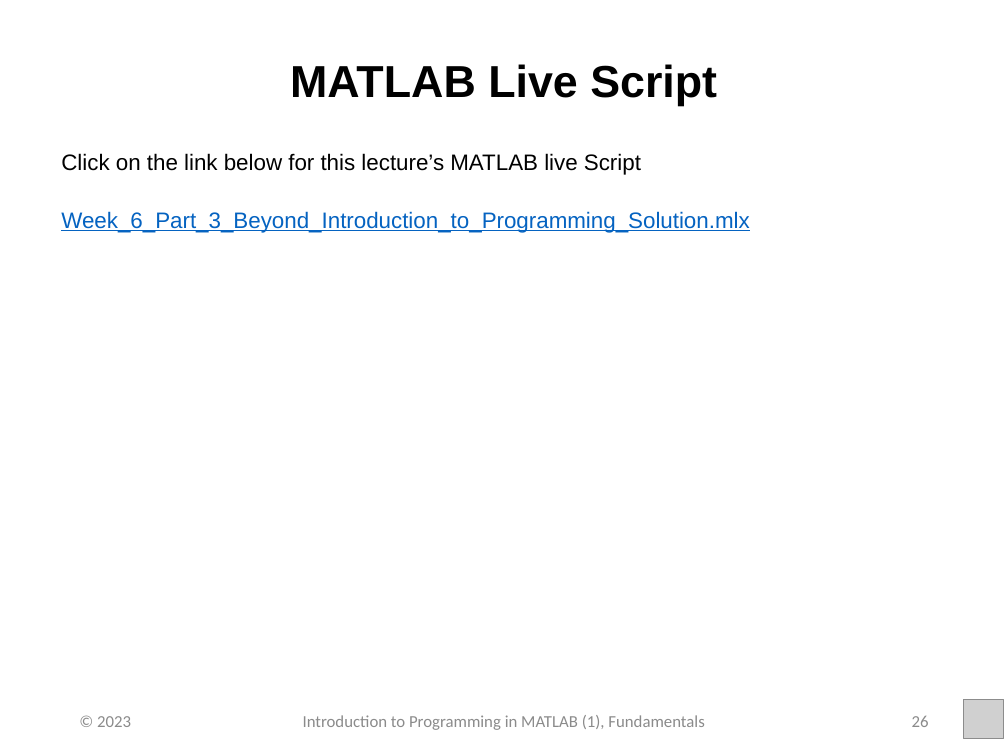
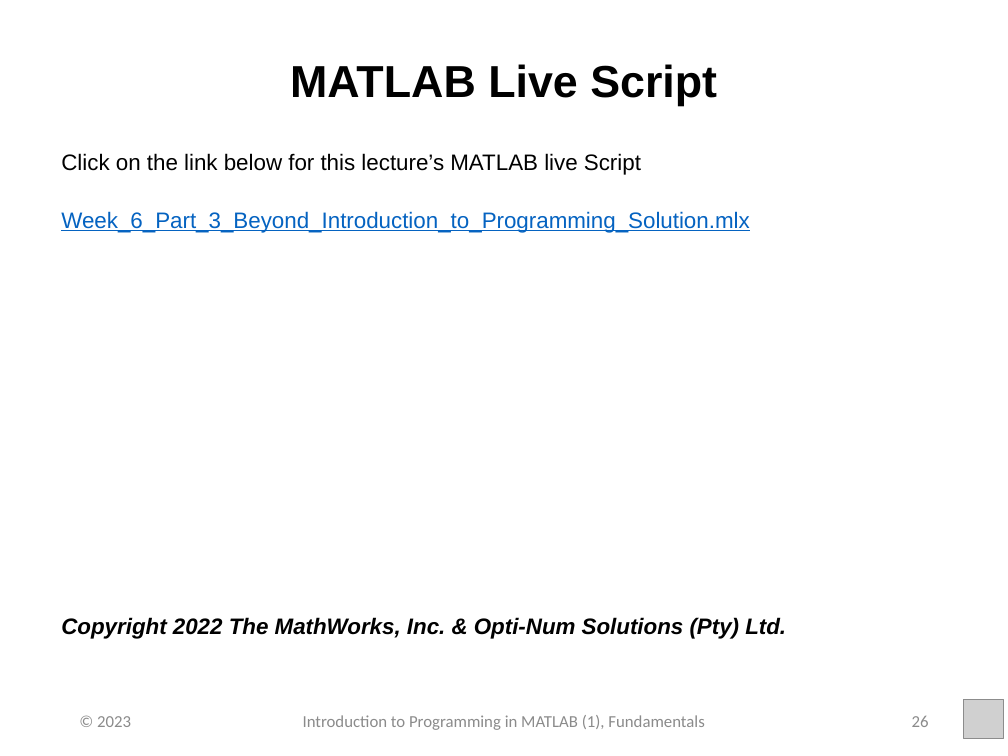
Before and after one commit to jedekoru/Introduction-to-Programming-in-MATLAB, a slide deck: slide 26 of Week 6 - Bigger Picture - Iteroperability - Beyond introduction to Programming Solution/PowerPoint Presentations/Week_6_Part_3_Beyond_Introduction_to_Programming_Solution.pptx. Drawn at 1008x756 pixels with LibreOffice and Linux fonts; fonts in the diff are those of the drawing; grey boxes stand for pictures. Boxes give left, top, right and bottom in pixels: in the first picture for what was removed or moved away, otherwise in the second. Text is boxed around its words. In the diff, an @@ line names an element or a change of style, - is before the commit and + after.

```diff
--- a/Week 6 - Bigger Picture - Iteroperability - Beyond introduction to Programming Solution/PowerPoint Presentations/Week_6_Part_3_Beyond_Introduction_to_Programming_Solution.pptx
+++ b/Week 6 - Bigger Picture - Iteroperability - Beyond introduction to Programming Solution/PowerPoint Presentations/Week_6_Part_3_Beyond_Introduction_to_Programming_Solution.pptx
@@ text at (x1=61, y1=617, x2=786, y2=639): paragraph added @@
+Copyright 2022 The MathWorks, Inc. & Opti-Num Solutions (Pty) Ltd.
```
Also in this commit, not shown: 18 other slides changed, 42 other files.
